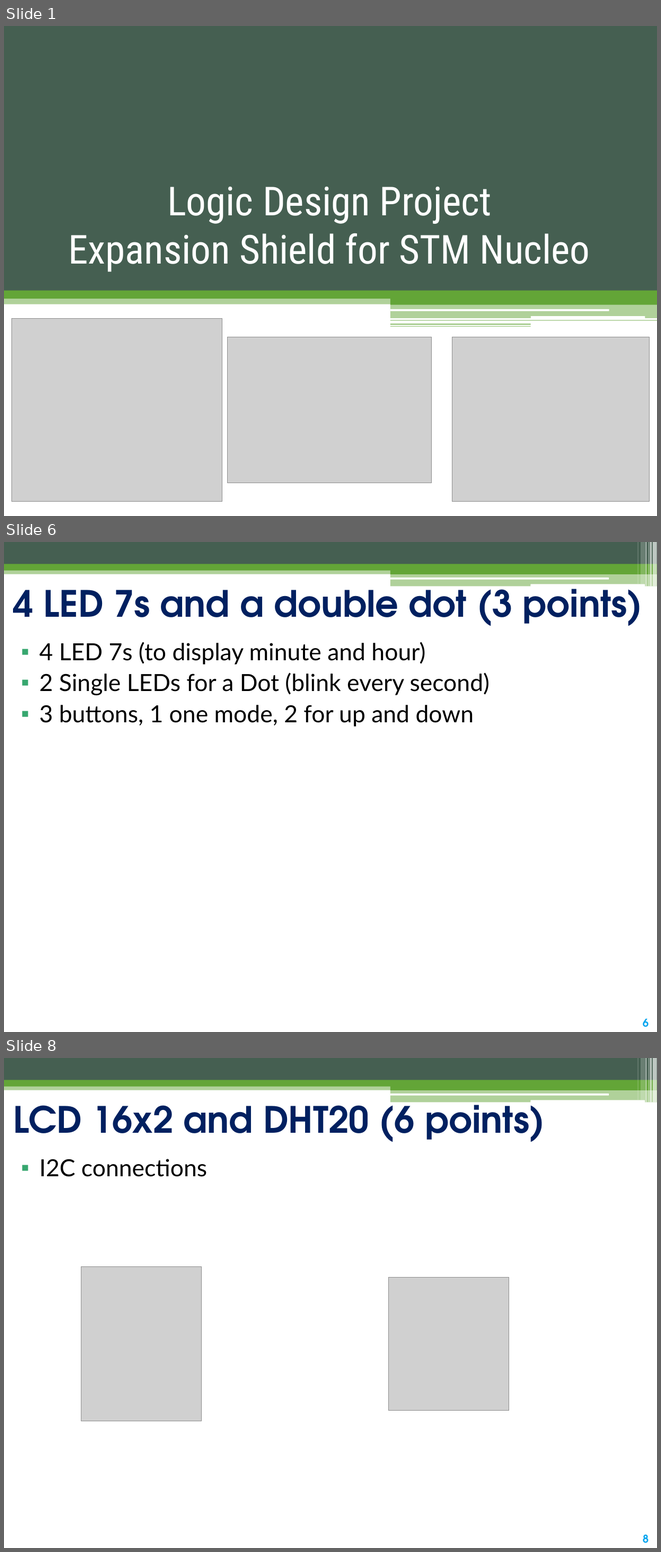
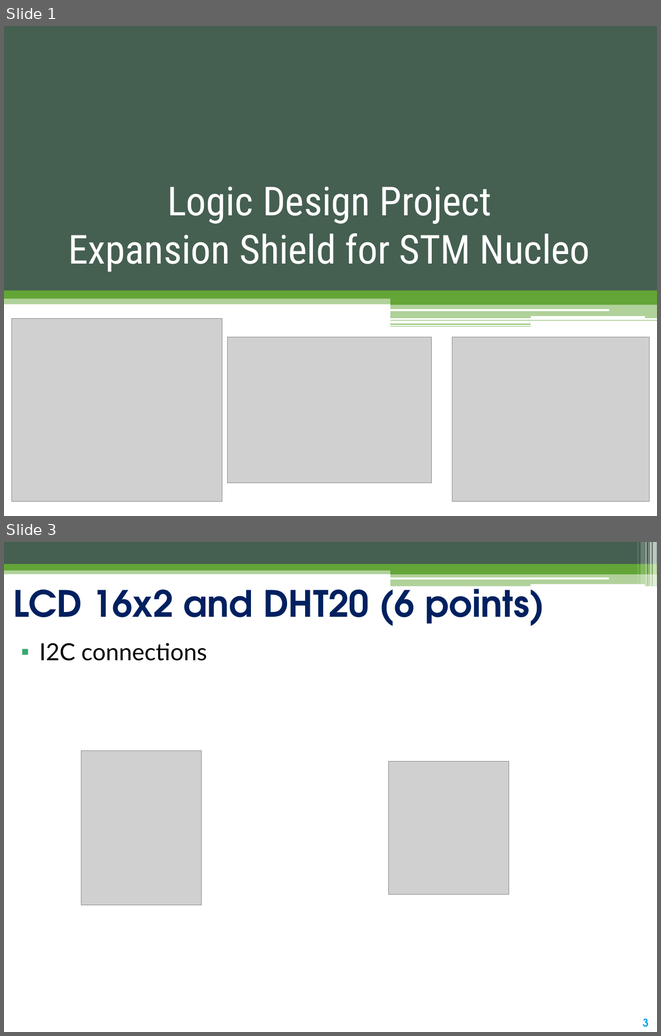
Before and after one commit to cmq2002/Expansion_shield_STMNucleo, a slide deck: LogicDesignProject.pptx. Shown one above the other, each under a label of ours: slides 1, 6 and 8 before the commit, slides 1 and 3 after it; the slides between them are not shown. The pictures are 661x1552 and 661x1036 pixels, drawn with LibreOffice and Linux fonts; fonts in the diff are those of the drawing; grey boxes stand for pictures. Boxes give left, top, right and bottom in pixels: in the first picture for what was removed or moved away, otherwise in the second. Text is boxed around its words. In the diff, an @@ line names an element or a change of style, - is before the commit and + after.

```diff
--- a/LogicDesignProject.pptx
+++ b/LogicDesignProject.pptx
@@ slide 6 removed at <box>4,542,657,1032</box>, background #FFFFFF; not listed: 14 template elements that a slide beside it also shows @@
@@ title removed at <box>13,578,643,626</box> @@
-4 LED 7s and a double dot (3 points)
@@ text removed at <box>40,642,489,726</box> @@
-▪ 4 LED 7s (to display minute and hour)
-▪ 2 Single LEDs for a Dot (blink every second)
-▪ 3 buttons, 1 one mode, 2 for up and down
@@ what was slide 8 is now slide 3 @@
@@ page number at <box>643,1018,648,1027</box>: text changed @@
-8
+3
```
Also in this commit, not shown: 1 slide changed, 4 slides added, 4 other slides removed, 7 other files.
